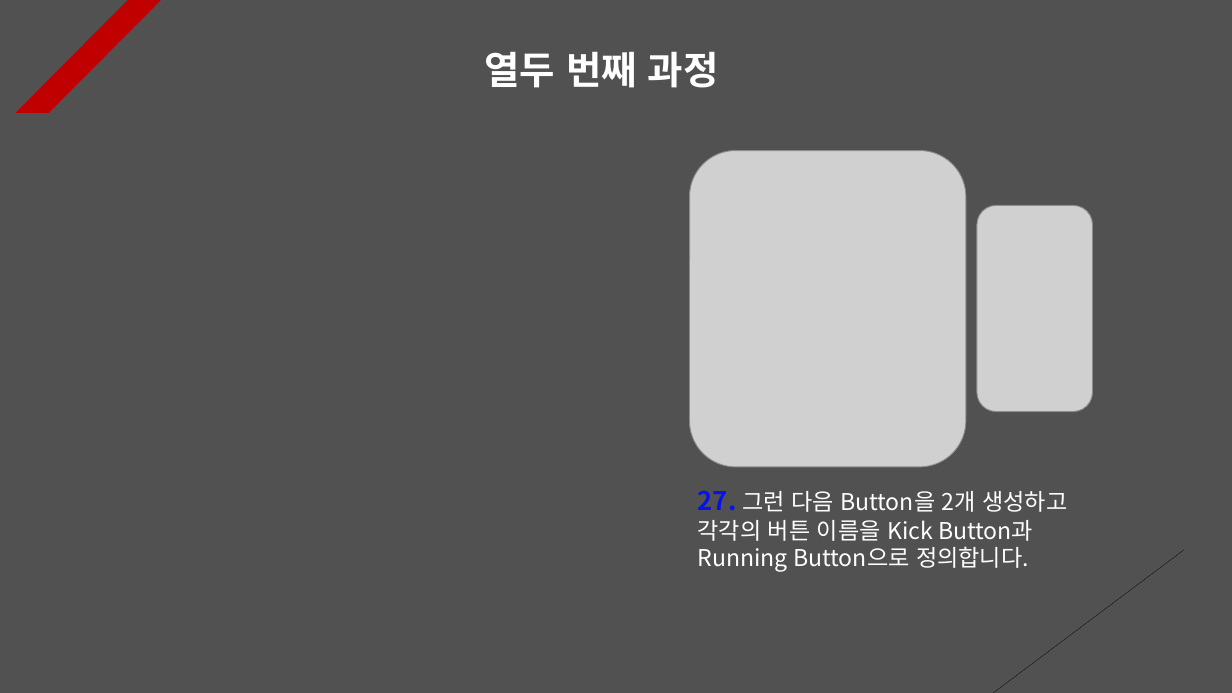
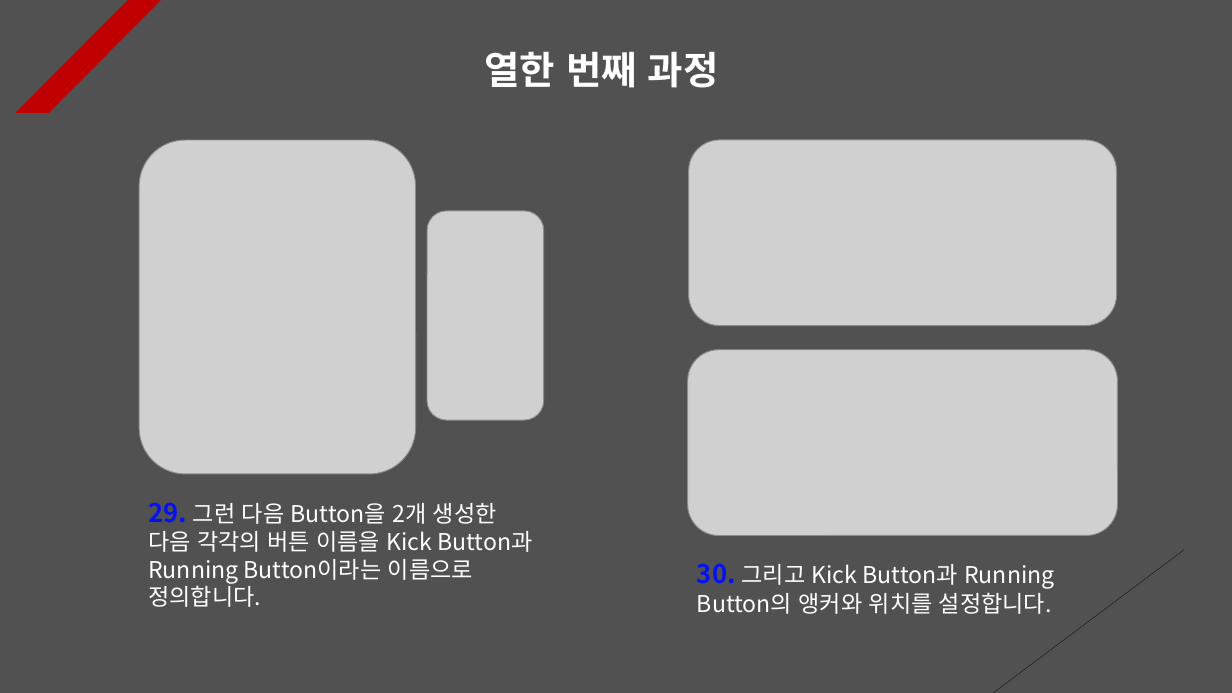
Before and after one commit to Unity2033/3D-UnityEngine, a slide deck: slide 12 of Assets/Class/Animator/PPT Data/Animator Example.pptx (slide 13 before the commit). Drawn at 1232x693 pixels with LibreOffice and Linux fonts; fonts in the diff are those of the drawing; grey boxes stand for pictures. Boxes give left, top, right and bottom in pixels: in the first picture for what was removed or moved away, otherwise in the second. Text is boxed around its words. In the diff, an @@ line names an element or a change of style, - is before the commit and + after.

```diff
--- a/Assets/Class/Animator/PPT Data/Animator Example.pptx
+++ b/Assets/Class/Animator/PPT Data/Animator Example.pptx
@@ text at <box>485,51,719,88</box>: text changed @@
-열두 번째 과정
+열한 번째 과정
@@ picture: place and size @@
-picture at <box>689,151,966,467</box>
+picture at <box>140,140,416,474</box>
@@ picture added at <box>689,140,1116,325</box> @@
@@ picture removed at <box>977,205,1092,411</box> @@
@@ picture added at <box>427,211,543,420</box> @@
@@ picture added at <box>688,350,1117,536</box> @@
@@ text at <box>148,502,533,607</box>: text changed @@
-27. 그런 다음 Button을 2개 생성하고 각각의 버튼 이름을 Kick Button과 Running Button으로 정의합니다.
+29. 그런 다음 Button을 2개 생성한 다음 각각의 버튼 이름을 Kick Button과 Running Button이라는 이름으로 정의합니다.
@@ text added at <box>697,563,1054,614</box>, 18 pt, text #FFFFFF @@
+30. 그리고 Kick Button과 Running Button의 앵커와 위치를 설정합니다.
```
Also in this commit, not shown: 11 other slides changed, 1 slide added, 1 slide removed, 46 other files.
